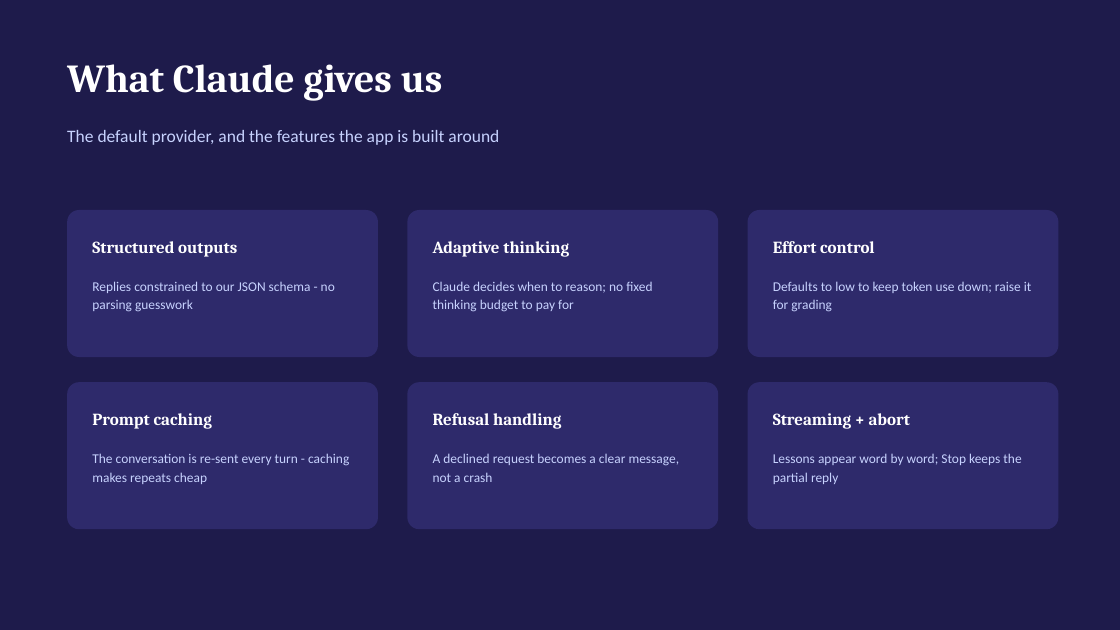
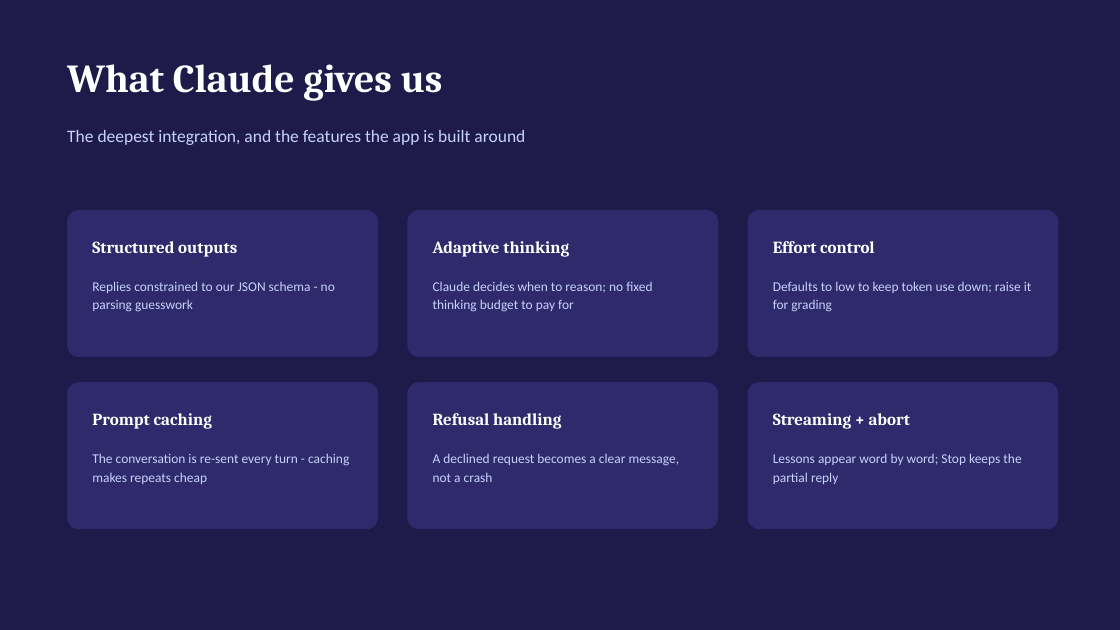
Before and after one commit to sohelPathanHarbinger/skill_path, a slide deck: slide 8 of docs/SkillPath-Presentation.pptx. Drawn at 1120x630 pixels with LibreOffice and Linux fonts; fonts in the diff are those of the drawing. Boxes give left, top, right and bottom in pixels: in the first picture for what was removed or moved away, otherwise in the second. Text is boxed around its words. In the diff, an @@ line names an element or a change of style, - is before the commit and + after.

```diff
--- a/docs/SkillPath-Presentation.pptx
+++ b/docs/SkillPath-Presentation.pptx
@@ text at box(67, 130, 525, 145): text changed @@
-The default provider, and the features the app is built around
+The deepest integration, and the features the app is built around
```
Also in this commit, not shown: 7 other slides changed, 1 slide added, 39 other files.
